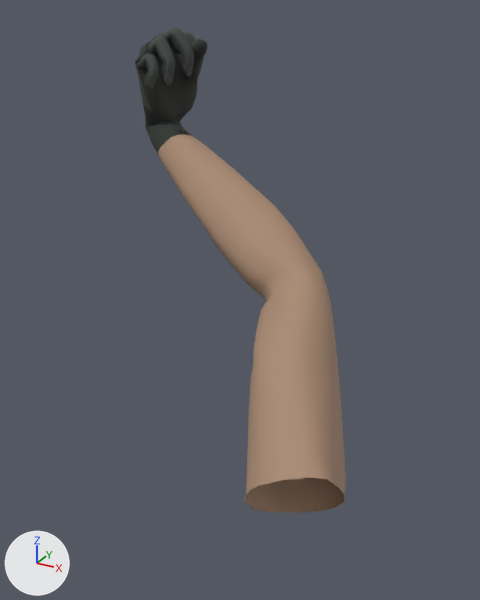
Before and after pictures for a commit that changed the Blender file art/arms/viewmodel-arms.blend.
Rendered twice from a 50 mm lens placed at (0.466, -0.729, 0.032), pointed at (0.164, -0.181, -0.243). Arrows for +X, +Y and +Z are at lower left; the lights stay in place. The older version comes first. The same objects are shown in both versions, whatever each file hides.

The first picture shows 'rightHand.004'.
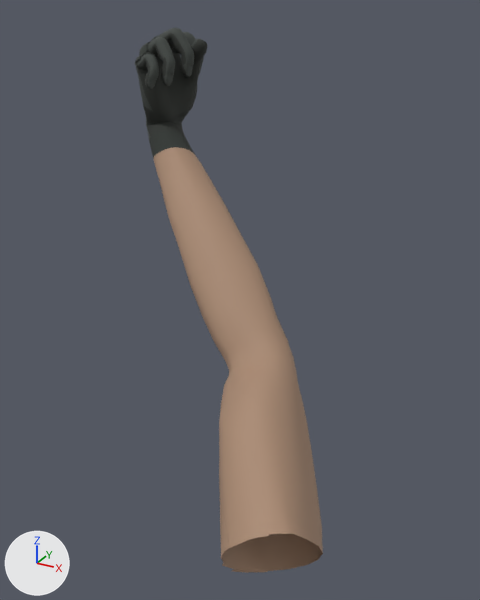
Where the change shows, as pixel boxes (x1, y1, x2, y2) in the pictures (480 x 600 px; the box of a moved part takes in the faces that stretch with it):
'rightHand.004', reshaped (11% narrower, 12% taller)
    before: (135, 28, 346, 513)
    after: (135, 28, 323, 573)
part 1 of me_knife_right_anatomy, moved or reshaped
    before: (145, 110, 346, 513)
    after: (145, 110, 323, 573)

Patch to the scene script:
```diff
--- a/art/arms/viewmodel-arms.blend.py
+++ b/art/arms/viewmodel-arms.blend.py
@@ me_knife_right_anatomy @@
 # used by ob_righthand_004; location = (0.0, 0.0, 0.0)
-me_knife_right_anatomy.from_pydata(...)  # 2166 vertices, 2116 faces; spans x -0.044..0.326, y -0.342..0.01, z -0.395..0.011
+me_knife_right_anatomy.from_pydata(...)  # 2166 vertices, 2116 faces; spans x -0.044..0.316, y -0.37..0.01, z -0.443..0.011
+# me_knife_right_anatomy part 1: 479 of 2166 vertices moved; they spanned x -0.042..0.326, y -0.342..-0.001, z -0.395..-0.088 and now span x -0.042..0.316, y -0.37..-0.001, z -0.443..-0.087; mean shift (-0.01, -0.022, -0.038); largest move (0.231, -0.174, -0.212) -> (0.211, -0.216, -0.287)
 me_knife_right_anatomy.materials.append(mat_natural_warm_forearm_skin)
```
